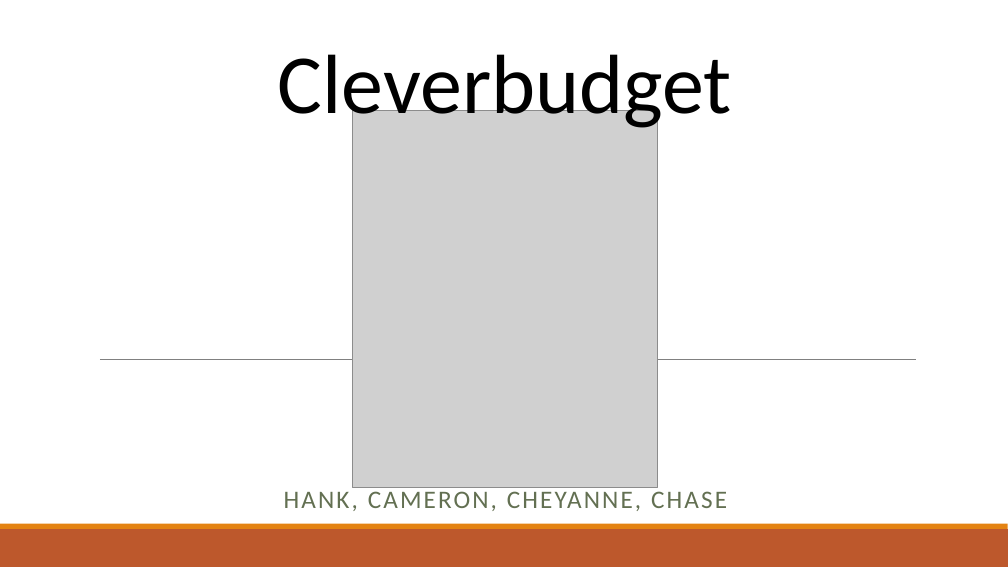
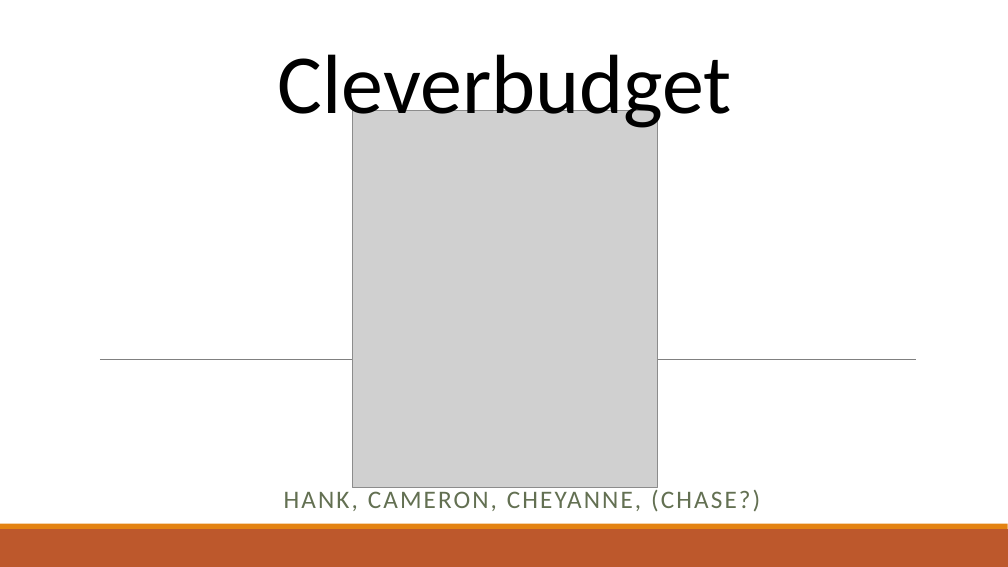
Before and after one commit to CEFSTUDIO/Clever323, a slide deck: slide 1 of Presentations/Sprint5Powerpoint.pptx. Drawn at 1008x567 pixels with LibreOffice and Linux fonts; fonts in the diff are those of the drawing; grey boxes stand for pictures. Boxes give left, top, right and bottom in pixels: in the first picture for what was removed or moved away, otherwise in the second. Text is boxed around its words. In the diff, an @@ line names an element or a change of style, - is before the commit and + after.

```diff
--- a/Presentations/Sprint5Powerpoint.pptx
+++ b/Presentations/Sprint5Powerpoint.pptx
@@ subtitle at (x1=284, y1=487, x2=760, y2=512): text changed @@
-HANK, CAMERON, CHEYANNE, CHASE
+HANK, CAMERON, CHEYANNE, (CHASE?)
```
Also in this commit, not shown: 2 other slides changed, 3 other files.
